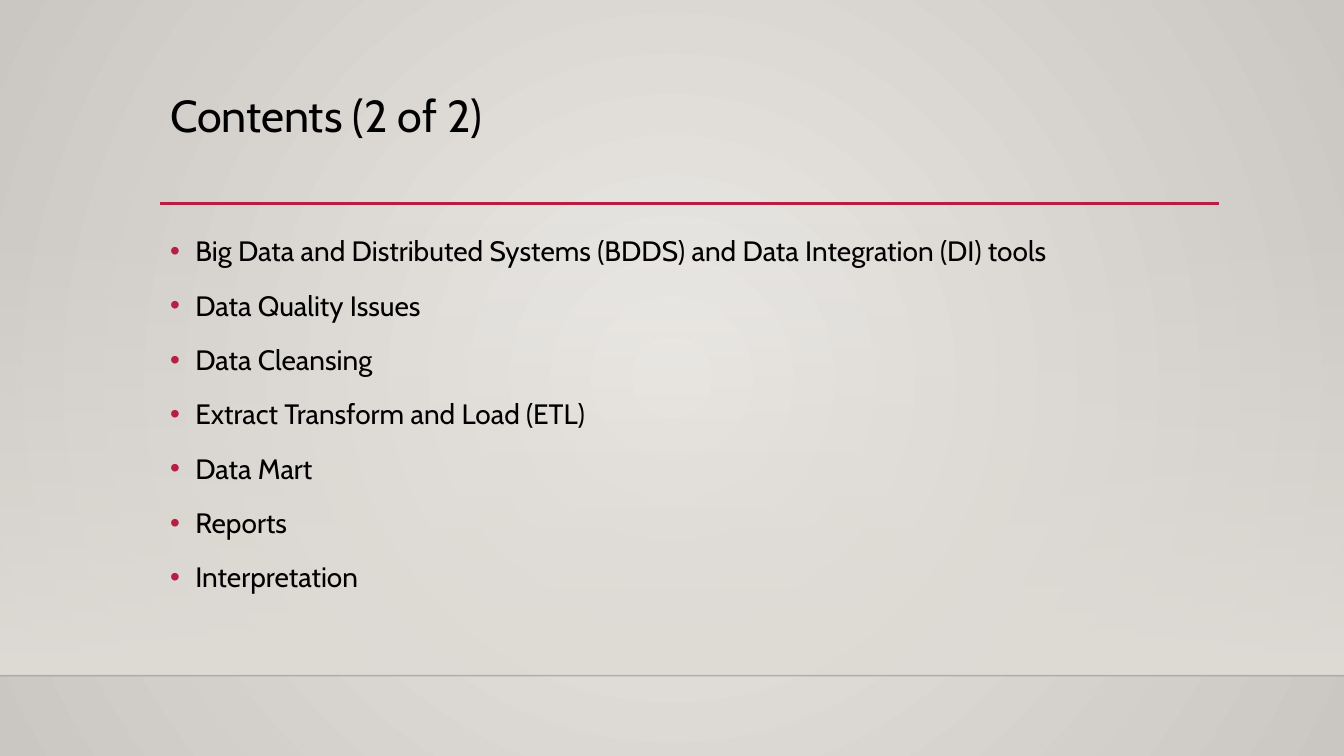
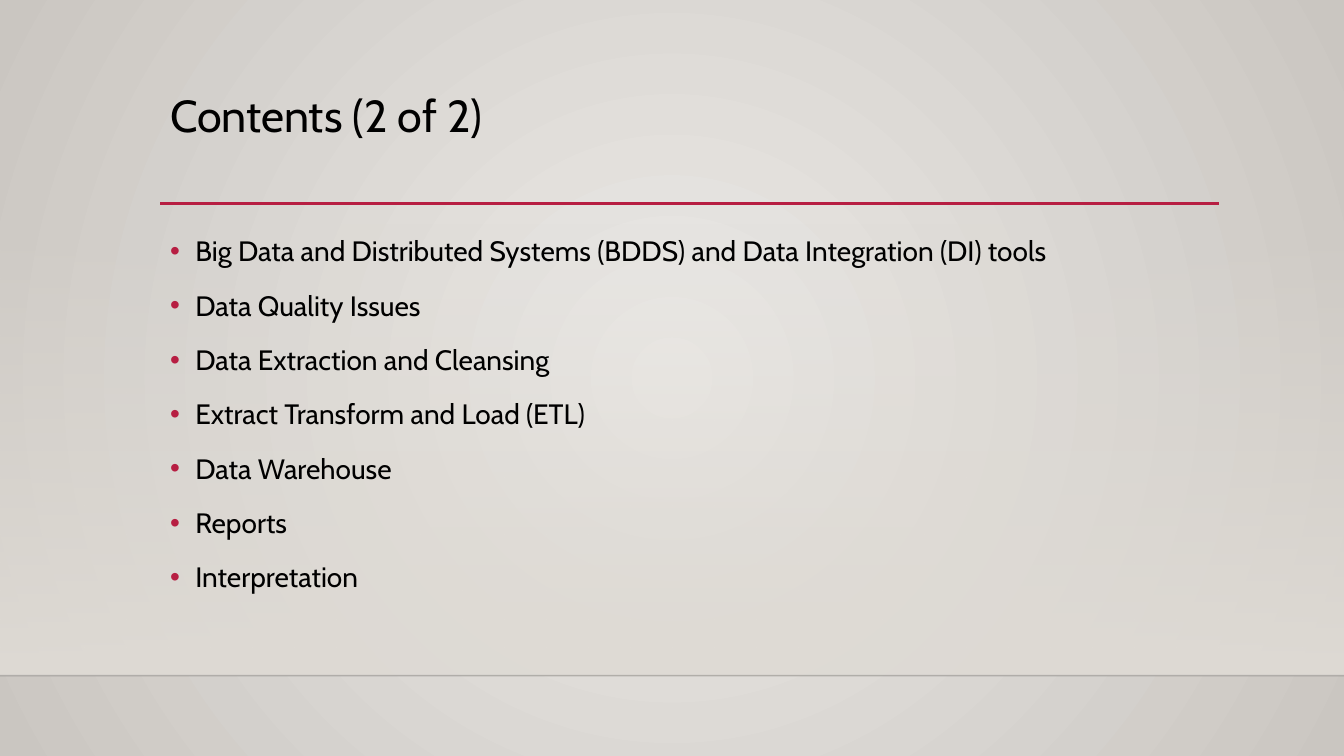
Before and after one commit to mahyarshu/Gigalytics, a slide deck: slide 3 of documents/Presentation/Innovators.pptx. Drawn at 1344x756 pixels with LibreOffice and Linux fonts; fonts in the diff are those of the drawing; background and template pictures are left out. Boxes give left, top, right and bottom in pixels: in the first picture for what was removed or moved away, otherwise in the second. Text is boxed around its words. In the diff, an @@ line names an element or a change of style, - is before the commit and + after.

```diff
--- a/documents/Presentation/Innovators.pptx
+++ b/documents/Presentation/Innovators.pptx
@@ text at [195,349,549,377]: text changed @@
-• Data Cleansing
+• Data Extraction and Cleansing
@@ text at [195,458,392,480]: text changed @@
-• Data Mart
+• Data Warehouse
```
Also in this commit, not shown: 3 other slides changed, 20 slides added, 1 slide removed.
